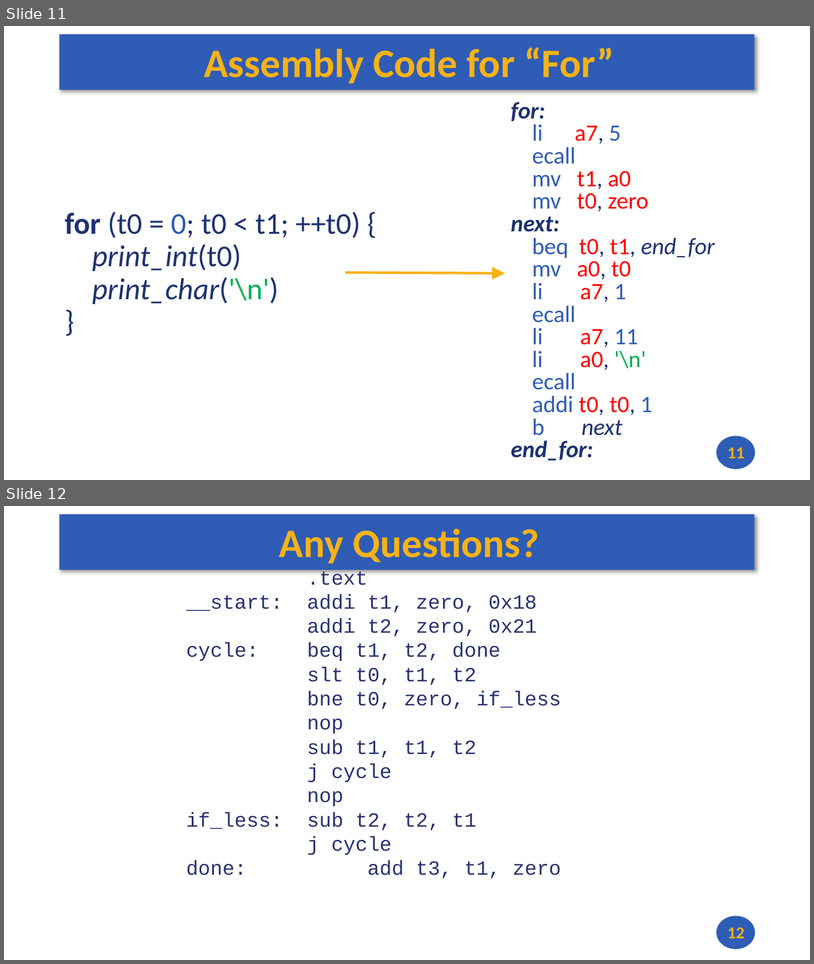
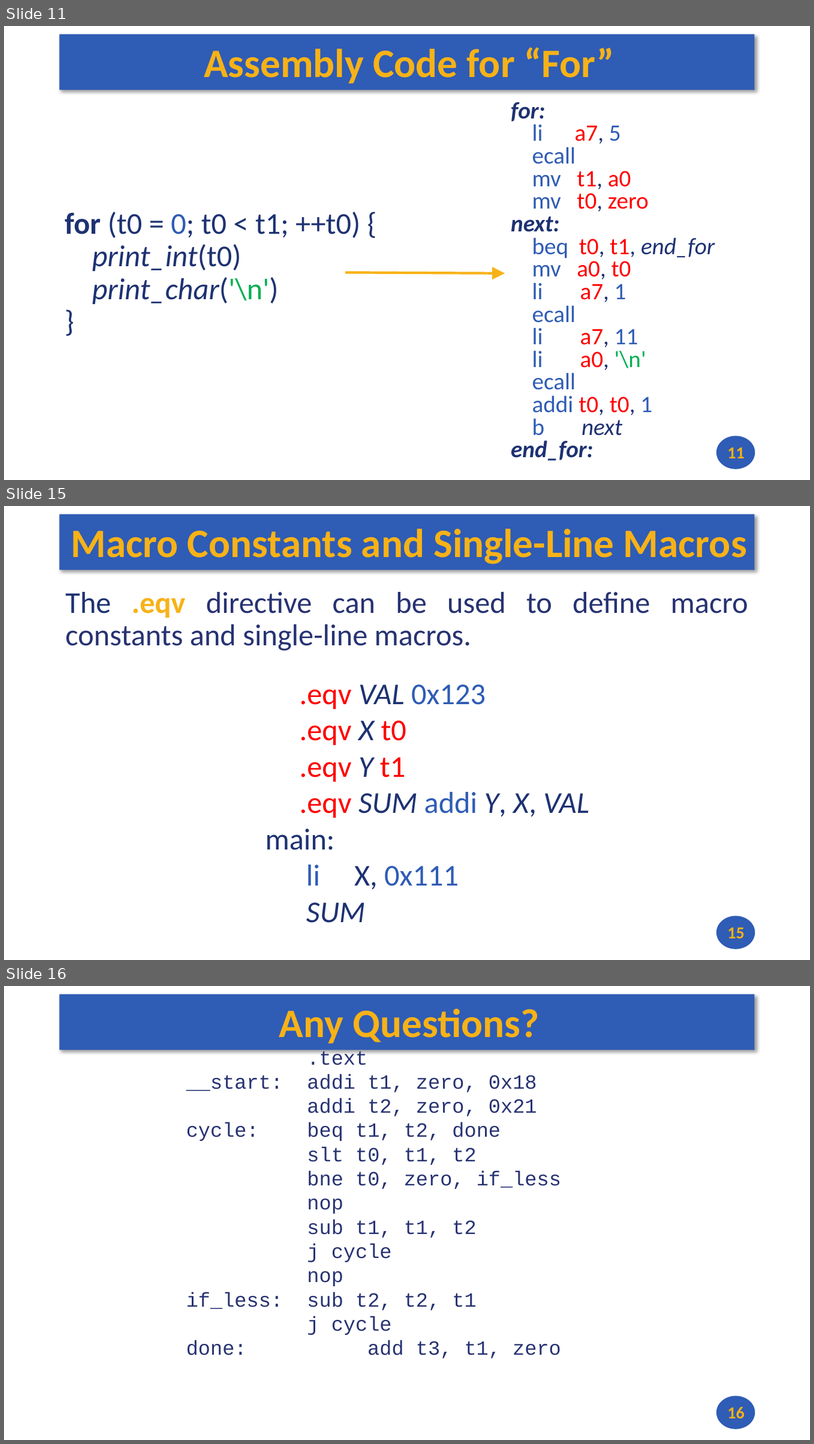
Before and after one commit to andrewt0301/hse-acos-course, a slide deck: docs/part1ca/05_MacrosBranchesArrays/CA_Lecture_05.pptx. Shown one above the other, each under a label of ours: slides 11 and 12 before the commit, slides 11, 15 and 16 after it; the slides between them are not shown. The pictures are 814x964 and 814x1444 pixels, drawn with LibreOffice and Linux fonts; fonts in the diff are those of the drawing. Boxes give left, top, right and bottom in pixels: in the first picture for what was removed or moved away, otherwise in the second. Text is boxed around its words. In the diff, an @@ line names an element or a change of style, - is before the commit and + after.

```diff
--- a/docs/part1ca/05_MacrosBranchesArrays/CA_Lecture_05.pptx
+++ b/docs/part1ca/05_MacrosBranchesArrays/CA_Lecture_05.pptx
@@ slide 15 added at (4,506,810,960), background #FFFFFF; not listed: 2 template elements that a slide beside it also shows @@
@@ title added at (71,529,747,564), 48 pt, text #F7B217, bold @@
+Macro Constants and Single-Line Macros
@@ text added at (65,592,749,651), 36 pt, text #273272 @@
+The .eqv directive can be used to define macro constants and single-line macros.
@@ text added at (266,684,590,922), 36 pt, text #1E3272 @@
+.eqv VAL 0x123
+.eqv X t0
+.eqv Y t1
+.eqv SUM addi Y, X, VAL
+main:
+li X, 0x111
+SUM
@@ page number added at (728,927,744,938), 20 pt, text #F7B217, bold @@
+15
@@ what was slide 12 is now slide 16 @@
@@ page number at (728,1407,744,1418): text changed @@
-12
+16
```
Also in this commit, not shown: 1 slide changed, 3 other slides added, 1 other file.
